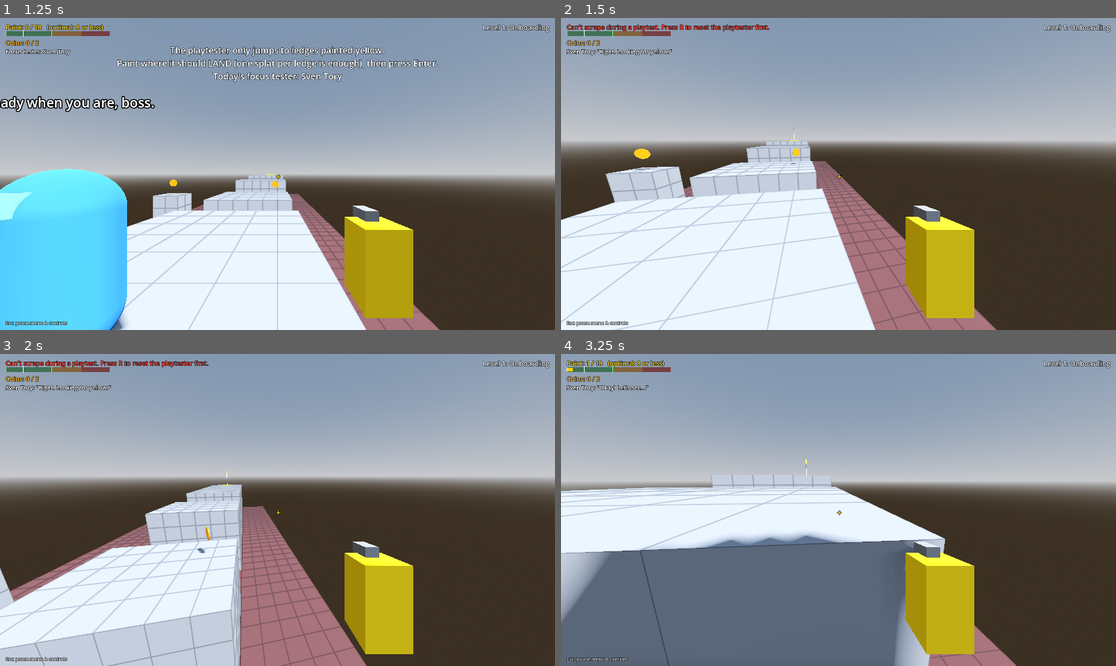
Above: before the commit, frames 1-4 (two rows, left to right).
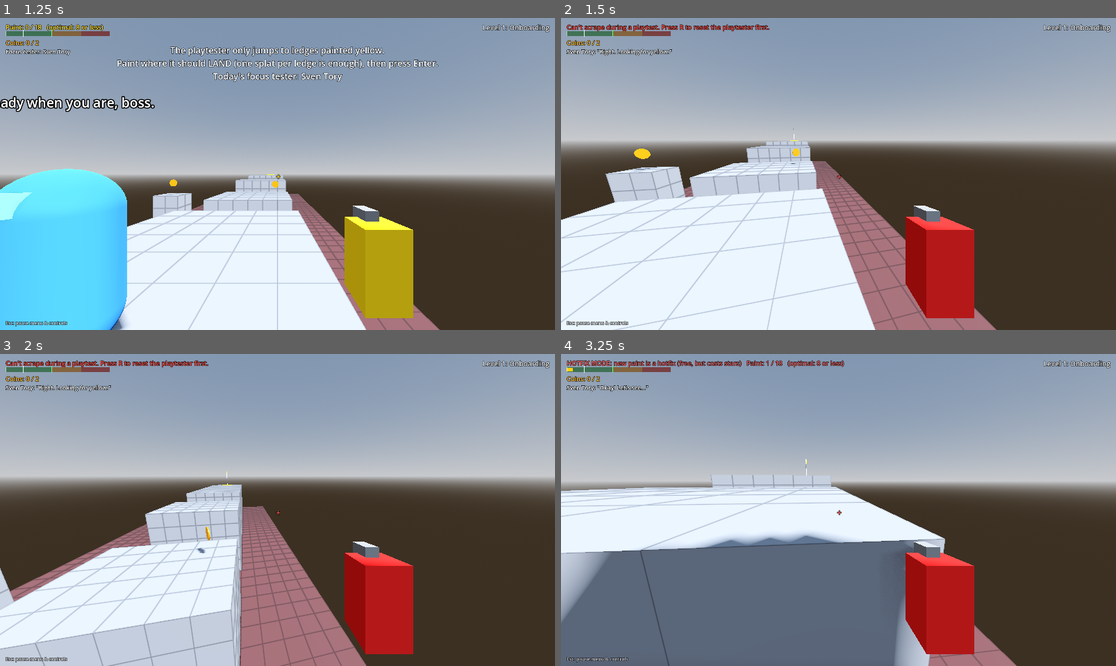
Above: after the commit, the same moments.

Repository: RSghr/yellow-paint
Game: Godot game, scene res://level_select.tscn
Same seed, same stepped clock (60 frames per second), same inputs: the game is played once before the commit and once after it.
Inputs (mouse positions are in pixels of both pictures, inside the frame that each line leads up to):
- Up to frame 1 (1.25 s): click "1. Onboarding not finished" at 0.5 s
- Up to frame 2 (1.5 s): tap Enter (start_test) at 1.25 s; move the mouse to (866, 174) at 1.27 s; hold W (move_forward) from 1.28 s (still down); hold Backspace (clear_paint) from 1.28 s (still down)
- Up to frame 3 (2 s): keep holding W (move_forward); keep holding Backspace (clear_paint); tap Space (jump) at 1.52, 1.82 s; click (305, 510) at 1.55 s
- Up to frame 4 (3.25 s): keep holding W (move_forward); tap R (reset_runner) at 2, 2.75 s; move the mouse to (810, 510) at 2.02 s; release Backspace (clear_paint) at 2.03 s; click (810, 510) at 2.1 s; tap Space (jump) at 2.27, 2.57 s; right-click (810, 510) at 2.3 s; move the mouse to (849, 503) at 2.77 s; hold Right mouse button (scrape) from 2.78 s (still down); click (849, 503) at 2.92 s; tap Enter (start_test) at 3.05 s

Frame 1 is identical in both runs. In frame 2, 3.6% of the frame differs, in the area x 49-75%, y 50-97%; in frame 3, 3.6%; in frame 4, 4.3%, in the area x 1-75%, y 2-97%.

Commit message:
Hotfix mode: during a playtest the can, HUD and new splats turn red
Co-Authored-By: Claude Opus 5.5 <noreply@anthropic.com>
Claude-Session: https://claude.ai/code/session_01W5jG8cMnz72ugdxaP4H6QQ

Diff:
--- a/character.gd
+++ b/character.gd
@@ -31,7 +31,22 @@
 func _ready() -> void:
 	_spawn_transform = global_transform
 	_paint = get_tree().get_first_node_in_group("paint_manager")
+	if _paint:
+		_paint.hotfix_mode_changed.connect(_on_hotfix_mode_changed)
 	_set_mouse_locked(true)
+
+
+## In Hotfix mode (during a playtest) the can turns red, like the splats it makes.
+func _on_hotfix_mode_changed(on: bool) -> void:
+	var can := get_node_or_null("Head/Camera3D/PaintCan") as MeshInstance3D
+	if not can:
+		return
+	var mat := can.get_surface_override_material(0) as StandardMaterial3D
+	if mat:
+		mat = mat.duplicate()
+		mat.albedo_color = _paint.hotfix_color if on else _paint.paint_color
+		mat.emission = mat.albedo_color
+		can.set_surface_override_material(0, mat)
 
 
 func _unhandled_input(event: InputEvent) -> void:
--- a/game.gd
+++ b/game.gd
@@ -35,6 +35,7 @@
 @onready var status_label: Label = $HUD/StatusLabel
 @onready var message_label: Label = $HUD/MessageLabel
 @onready var level_label: Label = $HUD/LevelLabel
+@onready var crosshair: Label = $HUD/Crosshair
 
 
 func _ready() -> void:
@@ -48,6 +49,7 @@
 	paint.paint_denied.connect(_on_out_of_paint)
 	paint.scrape_denied.connect(_on_scrape_denied)
 	paint.splat_added.connect(_on_splat_added)
+	paint.hotfix_mode_changed.connect(func(_on): _update_paint_label())
 	for coin in get_tree().get_nodes_in_group("coin"):
 		coin.collected.connect(_on_coin_collected)
 	_update_paint_label()
@@ -137,6 +139,7 @@
 
 
 func _retry() -> void:
+	_out_of_paint_timer = 0.0  # Drop any timed HUD message (e.g. "HOTFIX #n").
 	_finished = false
 	_playtest_running = false
 	paint.scrape_locked = false
@@ -155,9 +158,14 @@
 	paint_gauge.used = paint.splats_used
 	if _out_of_paint_timer > 0.0:
 		return  # A timed message (out of paint, hotfix...) is showing; _process restores the label after.
+	var hotfix := paint.hotfix_mode
+	var color := paint.hotfix_color.lightened(0.25) if hotfix else Color(1, 0.85, 0.1)
+	crosshair.add_theme_color_override("font_color", color)
 	paint_label.remove_theme_color_override("font_color")
-	paint_label.add_theme_color_override("font_color", Color(1, 0.85, 0.1))
+	paint_label.add_theme_color_override("font_color", color)
 	paint_label.text = "Paint: %d / %d   (optimal: %d or less)" % [paint.splats_used, paint_limit(), optimal_paint()]
+	if hotfix:
+		paint_label.text = "HOTFIX MODE: new paint is a hotfix (free, but costs stars)   " + paint_label.text
 
 
 func _on_out_of_paint() -> void:
--- a/paint_manager.gd
+++ b/paint_manager.gd
@@ -7,12 +7,14 @@
 signal splat_added(mark: PaintMark)
 signal paint_denied  ## Tried to paint with an empty can.
 signal scrape_denied  ## Tried to scrape while scraping is locked (during a playtest).
+signal hotfix_mode_changed(on: bool)
 
 @export var nav_merge_radius := 0.8  ## Splats closer than this to an existing nav point don't add a new one.
 @export var scrape_radius := 1.0
 @export var floor_min_normal_y := 0.7  ## How flat a surface must be to count as "walkable" paint.
 @export var splat_texture: Texture2D = preload("res://art/paint_splat.png")  ## White image, tinted by paint_color. Swap the file for your spray image.
 @export var paint_color := Color(1.0, 0.82, 0.05)
+@export var hotfix_color := Color(0.9, 0.1, 0.08)  ## Hotfix splats (and the can in Hotfix mode) so you can see what you patched.
 
 @export var paint_limit := -1  ## Max splats on the level at once. -1 = unlimited. Set by the level.
 
@@ -21,7 +23,12 @@
 
 ## True during a playtest: new splats are flagged as hotfixes. They ignore the paint limit, don't
 ## count in splats_used (they're scored separately) and are removed on reset.
-var hotfix_mode := false
+var hotfix_mode := false:
+	set(v):
+		if v == hotfix_mode:
+			return
+		hotfix_mode = v
+		hotfix_mode_changed.emit(v)
 
 ## Splats currently "spent". Scraping refunds; paint lost to smashed planks or opened doors doesn't.
 var splats_used := 0
@@ -61,7 +68,8 @@
 	if role == "interact":
 		mark.interact_point = host.interact_point(hit_position, hit_normal)
 	mark.hotfix = hotfix_mode
-	mark.build_visual(hit_normal, splat_texture if splat_texture else _get_splat_texture(), paint_color)
+	mark.build_visual(hit_normal, splat_texture if splat_texture else _get_splat_texture(),
+		hotfix_color if hotfix_mode else paint_color)
 	splat_added.emit(mark)
 	paint_changed.emit()
 	return mark
--- a/paint_mark.gd
+++ b/paint_mark.gd
@@ -8,13 +8,13 @@
 var role := "none"  ## "nav" (go here), "interact" (use this thing) or "none" (just paint on a wall).
 var host: Node = null  ## The interactable this paint is on, if any.
 var normal := Vector3.UP
-var interact_point := Vector3.ZERO
-var hotfix := false  ## Painted during a playtest (a "hotfix"): counted separately in the score.  ## For "interact" paint: where to stand to use the host.
+var interact_point := Vector3.ZERO  ## For "interact" paint: where to stand to use the host.
+var hotfix := false  ## Painted during a playtest (a "hotfix"): red, counted separately in the score, removed on reset.
 
 
 func build_visual(normal: Vector3, texture: Texture2D, color := Color(1.0, 0.82, 0.05)) -> void:
 	var decal := Decal.new()
-	decal.modulate = color  # The image is white; this makes it yellow.
+	decal.modulate = color  # The image is white; this makes it yellow (or red for a hotfix).
 	var s := randf_range(0.9, 1.3)
 	decal.size = Vector3(1.3 * s, 0.6, 1.3 * s)
 	decal.texture_albedo = texture
Not shown, changed: CLAUDE.md
